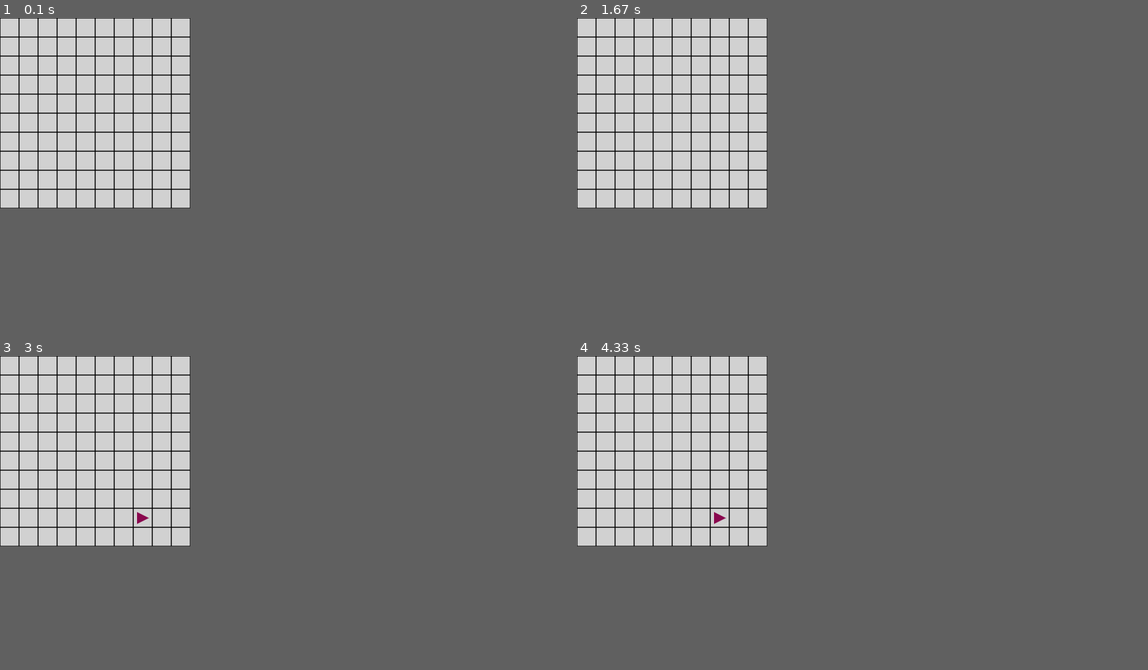
Above: before the commit, frames 1-4 (two rows, left to right).
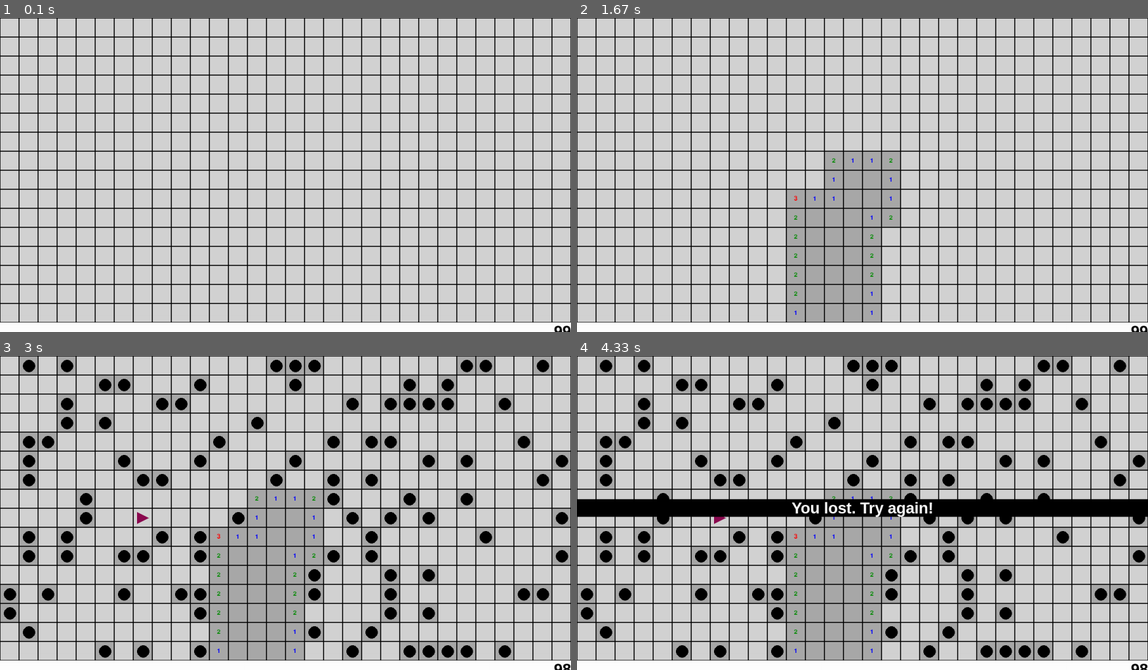
Above: after the commit, the same moments.

Repository: z-rayc/Minesweeper-Pygame
Game: pygame game, started from Minesweeper.py
Two runs of this game, one before a commit and one after it. Both use one fixed random seed, a clock stepped at 60 frames per second and the inputs below.
Inputs (mouse positions are in pixels of both pictures, inside the frame that each line leads up to):
- Up to frame 1 (0.1 s): no input
- Up to frame 2 (1.67 s): press the mouse at (868, 193) at 0.37 s; move the mouse to (793, 187) at 0.47 s; release the mouse at (725, 178) at 0.6 s
- Up to frame 3 (3 s): tap Space at 1.67 s; click (399, 487) at 2.55 s; press the mouse at (399, 487) at 2.87 s; move the mouse to (251, 481) at 2.97 s
- Up to frame 4 (4.33 s): release the mouse at (685, 472) at 3.1 s
In our replay, the window is 300x300 before the commit and 900x495 after it. These sizes can differ from the game's own. Grey fills any space a smaller window leaves; there, only what the larger window draws over its background counts as a difference.

The runs differ from the first frame. In frame 1, 13% of the frame differs, in the area x 0-100%, y 0-100%; in frame 2, 21%; in frame 3, 38%; in frame 4, 42%.

Commit message:
Add text for remaining unflagged mines

Diff:
--- a/Minesweeper.py
+++ b/Minesweeper.py
@@ -3,12 +3,13 @@
 
 pygame.init()
 
-X_TILES = 10
-Y_TILES = 10
+X_TILES = 30
+Y_TILES = 16
 TILE_SIZE = 40
 WIDTH = X_TILES * TILE_SIZE
 HEIGHT = Y_TILES * TILE_SIZE
-TOTAL_MINES = 10
+TOTAL_MINES = 99
+UNFLAGGED_MINES = TOTAL_MINES
 
 SAFE_TILES = X_TILES * Y_TILES - TOTAL_MINES
 OPENED_TILES = 0
@@ -17,6 +18,7 @@
 NUM_COLORS = {1: "blue", 2: "green4", 3: "red", 4: "dodgerblue4", 5: "firebrick4", 6: "cyan4", 7: "black", 8: "grey"}
 TEXT_FONT = pygame.font.SysFont('arialblack', 30)
 TEXT_COLOR = "white"
+UNFLAGGED_FONT = pygame.font.SysFont('ebrima', 30)
 
 BG_COLOR = "white"
 TILE_COLOR = "lightgrey"
@@ -25,7 +27,7 @@
 FLAG_COLOR = "deeppink4"
 MINE_COLOR = "black"
 
-window = pygame.display.set_mode((WIDTH, HEIGHT))
+window = pygame.display.set_mode((WIDTH, HEIGHT + UNFLAGGED_FONT.get_height()))
 pygame.display.set_caption("Minesweeper")
 
 def get_grid_pos(mouse_pos):
@@ -155,22 +157,48 @@
     pygame.display.update()
 
 def get_nearby_flags(grid, tile):
+    """ Get the neighbouring tiles that are flagged. """
     return list(filter(lambda x: (x.is_flagged == True), get_neighbours(grid, tile)))
 
 def open_all_mines(grid):
+    """ Open all the tiles that are unopened
+    and contain a mine. """
     unopened_mine_tiles = list(filter(lambda x: (x.has_mine == True and x.is_open == False), get_all_tiles(grid)))
     for i in range(0, len(unopened_mine_tiles)):
         unopened_mine_tiles[i].open_tile()
 
 def flag_all_mines(grid):
+    """ Flag all the tiles that has mines. """
     unflagged_mine_tiles = list(filter(lambda x: (x.has_mine == True and x.is_flagged == False), get_all_tiles(grid)))
     for i in range(0, len(unflagged_mine_tiles)):
         unflagged_mine_tiles[i].toggle_flag()
 
 def open_all_safe_tiles(grid):
+    """ Open all the tiles that has no mines. """
     unopened_safe_tiles = list(filter(lambda x: (x.has_mine == False and x.is_open == False), get_all_tiles(grid)))
     for i in range(0, len(unopened_safe_tiles)):
         unopened_safe_tiles[i].open_tile()
+
+def reset(grid):
+    # TODO: Make has_first_click, is_defeated and grid to global variables
+    # Then can also stop using it as a parameter in everything
+    """ Draw the new grid, and return the starting
+    values for changed variables. """
+    grid = make_grid(X_TILES, Y_TILES)
+    draw_grid(grid)
+    global OPENED_TILES
+    OPENED_TILES = 0
+    global UNFLAGGED_MINES
+    UNFLAGGED_MINES = TOTAL_MINES
+    update_unflagged_mines_text()
+
+    return True, False, grid
+
+def update_unflagged_mines_text():
+    text = TEXT_FONT.render(str(UNFLAGGED_MINES), 1, BORDER_COLOR)
+    pygame.draw.rect(window, BG_COLOR, (WIDTH - 2*TILE_SIZE, HEIGHT, 2*TILE_SIZE, text.get_height()))
+    window.blit(text, (WIDTH - text.get_width(), HEIGHT))
+    pygame.display.update()
 
 def main():
     """ Runs the game. """
@@ -180,8 +208,13 @@
     is_defeated = False
 
     window.fill(BG_COLOR)
-    grid = make_grid(X_TILES, Y_TILES)
+    grid = 0
+    has_first_click, is_defeated, grid = reset(grid)
+
+
+    """ grid = make_grid(X_TILES, Y_TILES)
     draw_grid(grid)
+    update_unflagged_mines_text() """
 
     while is_running:
         pygame.display.update()
@@ -211,12 +244,13 @@
 
                 clicked_tile = grid[col][row]
 
-                if mouse_pressed[0]: # Right click
-                    if has_first_click == True:
-                        generate_mines(grid, clicked_tile)
-                        set_nearby_mines(grid)
-
+                if mouse_pressed[0]: # Left click
                     if clicked_tile.is_open == False and clicked_tile.is_flagged == False:
+                        if has_first_click == True:
+                            generate_mines(grid, clicked_tile)
+                            set_nearby_mines(grid)
+                            has_first_click = False
+
                         clicked_tile.open_tile()
                         global OPENED_TILES
                         OPENED_TILES += 1
@@ -224,9 +258,9 @@
                         if clicked_tile.nearby_mines == 0 and clicked_tile.has_mine == False:
                             open_neighbour_tiles(grid, clicked_tile)
 
-                    has_first_click = False
-
-                elif mouse_pressed[2]: # Left click
+
+
+                elif mouse_pressed[2]: # Right click
                     if clicked_tile.is_open == False:
                         clicked_tile.toggle_flag()
 
@@ -236,10 +270,10 @@
                 pygame.display.update()
                 pygame.time.delay(500)
 
-                # TODO: Reset the board and start a new game
                 draw_center_text("Congrats, you win!")
-                pygame.time.delay(4000)
-                is_running = False
+                pygame.time.delay(3000)
+
+                has_first_click, is_defeated, grid = reset(grid)
 
             if is_defeated == True:
                 open_all_mines(grid)
@@ -247,8 +281,9 @@
                 pygame.time.delay(500)
 
                 draw_center_text("You lost. Try again!")
-                pygame.time.delay(4000)
-                is_running = False
+                pygame.time.delay(3000)
+
+                has_first_click, is_defeated, grid = reset(grid)
 
     pygame.quit()
 
@@ -293,8 +328,12 @@
 
         if self.is_flagged == False:
             self.draw_tile()
+            global UNFLAGGED_MINES
+            UNFLAGGED_MINES += 1
         else:
             pygame.draw.polygon(window, FLAG_COLOR, ((self.x_pos + TILE_SIZE/5, self.y_pos + TILE_SIZE/5), (self.x_pos + TILE_SIZE/5, self.y_pos + TILE_SIZE - TILE_SIZE/5), (self.x_pos + TILE_SIZE - TILE_SIZE/5, self.y_pos + TILE_SIZE/2)))
+            UNFLAGGED_MINES -= 1
+        update_unflagged_mines_text()
 
 if __name__ == "__main__":
     main()
